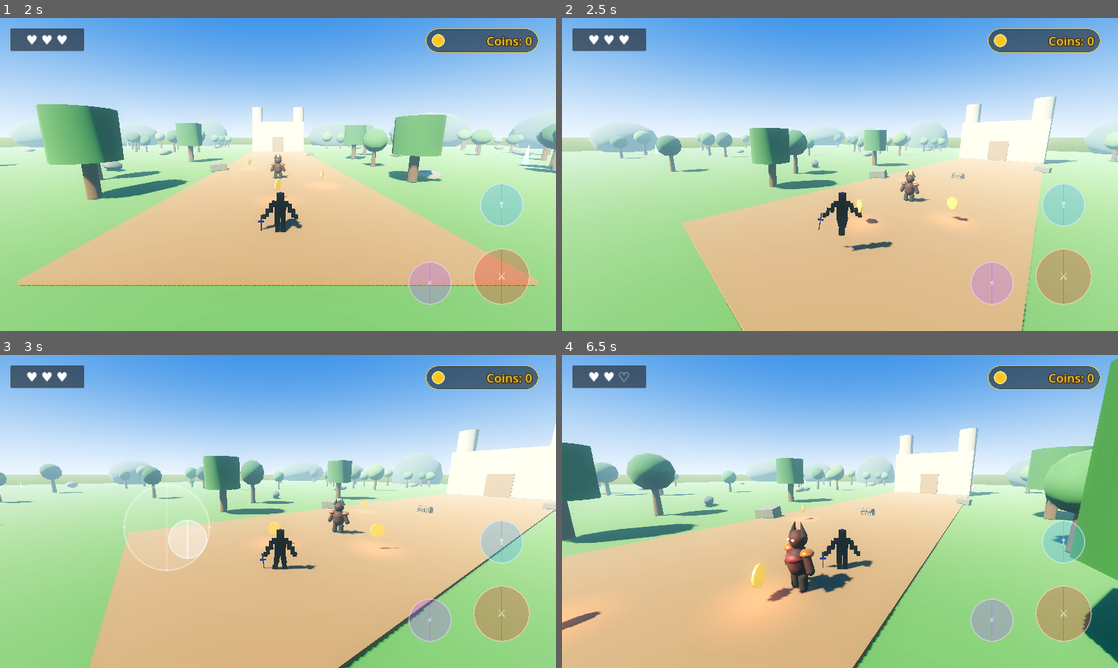
Above: before the commit, frames 1-4 (two rows, left to right).
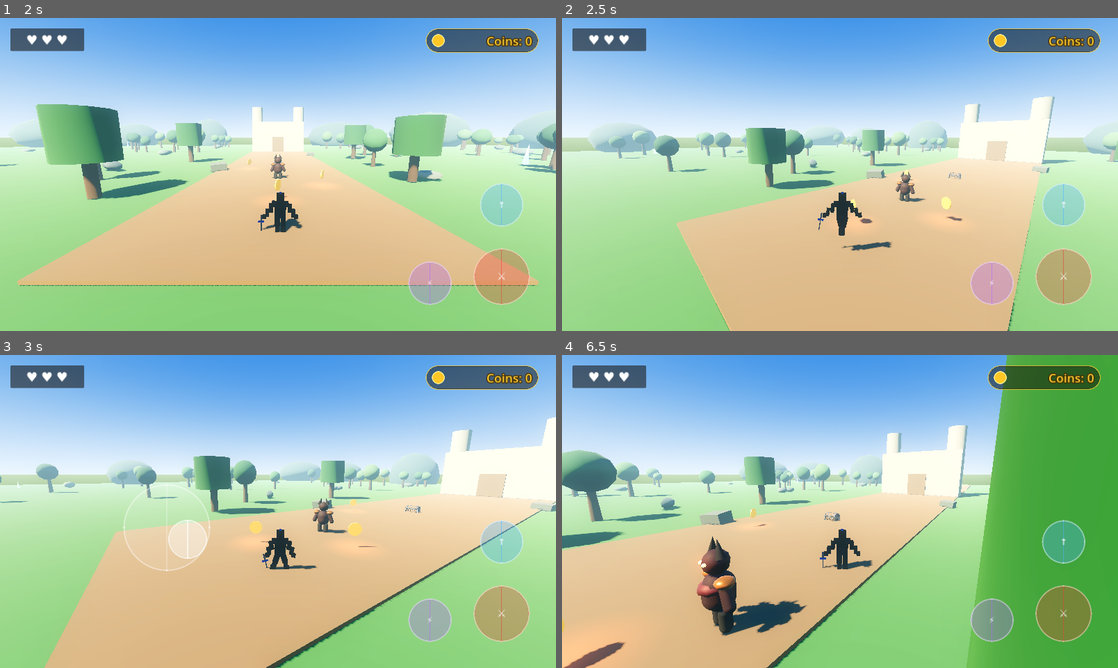
Above: after the commit, the same moments.

Repository: lolofadywaleed-hash/LostTreasureKingdom-Final
Game: Godot game, scene res://scenes/character_select.tscn
Same seed, same stepped clock (60 frames per second), same inputs: the game is played once before the commit and once after it.
Inputs (mouse positions are in pixels of both pictures, inside the frame that each line leads up to):
- Up to frame 1 (2 s): click (100, 193) at 0.5 s; click "↑" at 1.25 s
- Up to frame 2 (2.5 s): move the mouse to (962, 158) at 2.02 s; hold D (move_right) from 2.03 s (still down); click (962, 158) at 2.17 s; tap Space (jump) at 2.27 s
- Up to frame 3 (3 s): release D (move_right) at 2.75 s; drag from (166, 527) to (250, 574) at 2.77 s
- Up to frame 4 (6.5 s): move the mouse to (895, 442) at 3.52 s; hold D (move_right) 3.53-4.25 s; drag from (812, 574) to (673, 464) at 4.27 s; move the mouse to (1006, 558) at 5.02 s; hold A (move_left) 5.03-5.75 s; tap Space (jump) at 5.27 s; drag from (673, 464) to (756, 433) at 5.77 s

Frame 1 is identical in both runs. In frame 2, 3.7% of the frame differs, in the area x 3-100%, y 25-100%; in frame 3, 12%; in frame 4, 41%, in the area x 0-100%, y 0-100%.

Commit message:
Connect new hero base and runtime hero selection

Diff:
--- a/scenes/main.tscn
+++ b/scenes/main.tscn
@@ -1,6 +1,6 @@
-[gd_scene load_steps=26 format=3]
-
-[ext_resource type="Script" path="res://scripts/player.gd" id="1_player"]
+[gd_scene load_steps=27 format=3]
+
+[ext_resource type="Script" path="res://scripts/player/player_base.gd" id="1_player"]
 [ext_resource type="PackedScene" path="res://scenes/mobile_hud.tscn" id="2_hud"]
 [ext_resource type="Script" path="res://scripts/coin.gd" id="3_coin"]
 [ext_resource type="Script" path="res://scripts/chest.gd" id="4_chest"]
@@ -10,6 +10,7 @@
 [ext_resource type="Script" path="res://scripts/attack.gd" id="8_attack"]
 [ext_resource type="Script" path="res://scripts/enemy.gd" id="9_enemy"]
 [ext_resource type="Script" path="res://scripts/visual_world.gd" id="10_visual_world"]
+[ext_resource type="Script" path="res://scripts/main.gd" id="11_main"]
 
 [sub_resource type="ProceduralSkyMaterial" id="ProceduralSkyMaterial"]
 sky_top_color = Color(0.11, 0.34, 0.68, 1)
@@ -81,6 +82,7 @@
 size = Vector3(3.2, 2.0, 3.2)
 
 [node name="Main" type="Node3D"]
+script = ExtResource("11_main")
 
 [node name="WorldEnvironment" type="WorldEnvironment" parent="."]
 environment = SubResource("Environment")
